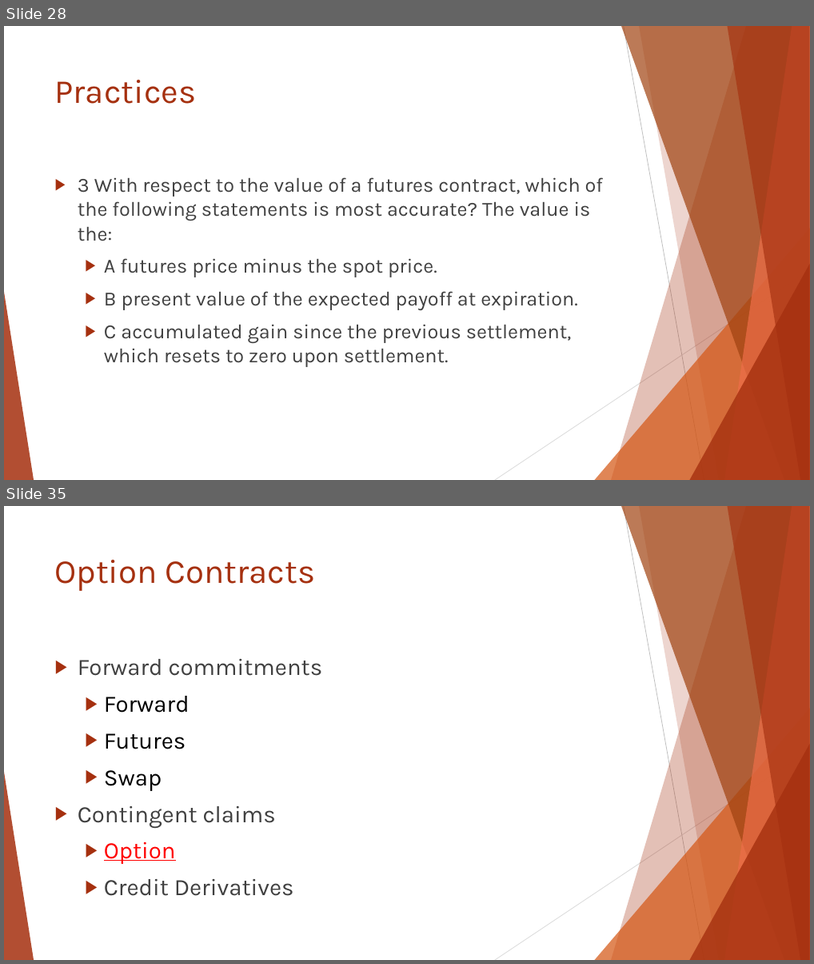
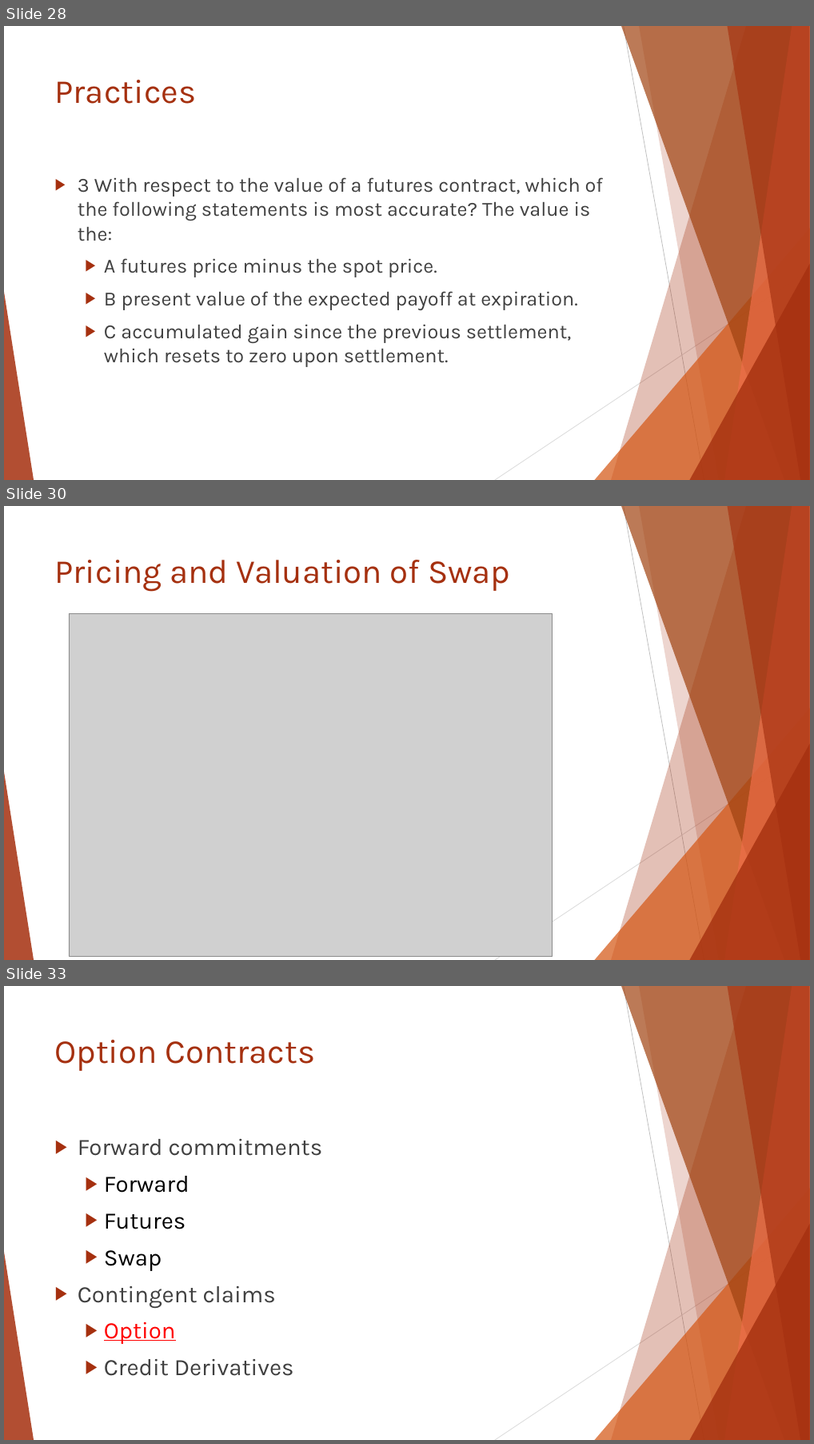
Before and after one commit to Isco0530/data, a slide deck: Reading 46.pptx. Shown one above the other, each under a label of ours: slides 28 and 35 before the commit, slides 28, 30 and 33 after it; the slides between them are not shown. The pictures are 814x964 and 814x1444 pixels, drawn with LibreOffice and Linux fonts; fonts in the diff are those of the drawing; grey boxes stand for pictures. Boxes give left, top, right and bottom in pixels: in the first picture for what was removed or moved away, otherwise in the second. Text is boxed around its words. In the diff, an @@ line names an element or a change of style, - is before the commit and + after.

```diff
--- a/Reading 46.pptx
+++ b/Reading 46.pptx
@@ slide 30 added at (4, 506, 810, 960), background #FFFFFF; not listed: 10 template elements that a slide beside it also shows @@
@@ title added at (55, 560, 510, 592), 40 pt, text #A5300F @@
+Pricing and Valuation of Swap
@@ picture added at (69, 613, 553, 956) @@
@@ what was slide 35 is now slide 33 @@
```
Also in this commit, not shown: 3 slides changed, 3 slides removed.
